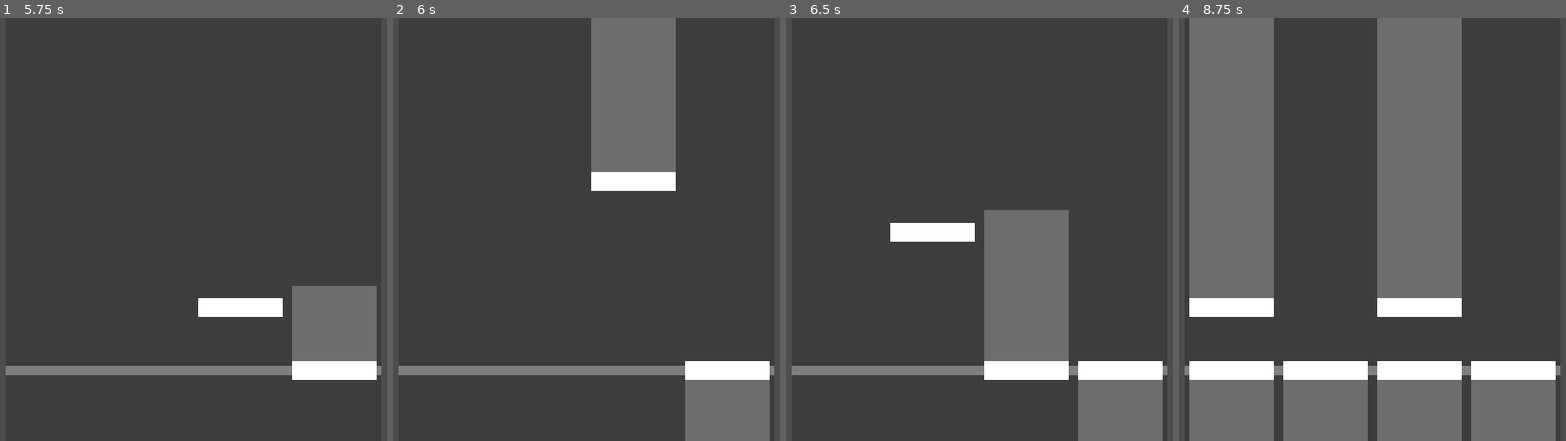
Above: before the commit, frames 1-4 (left to right).
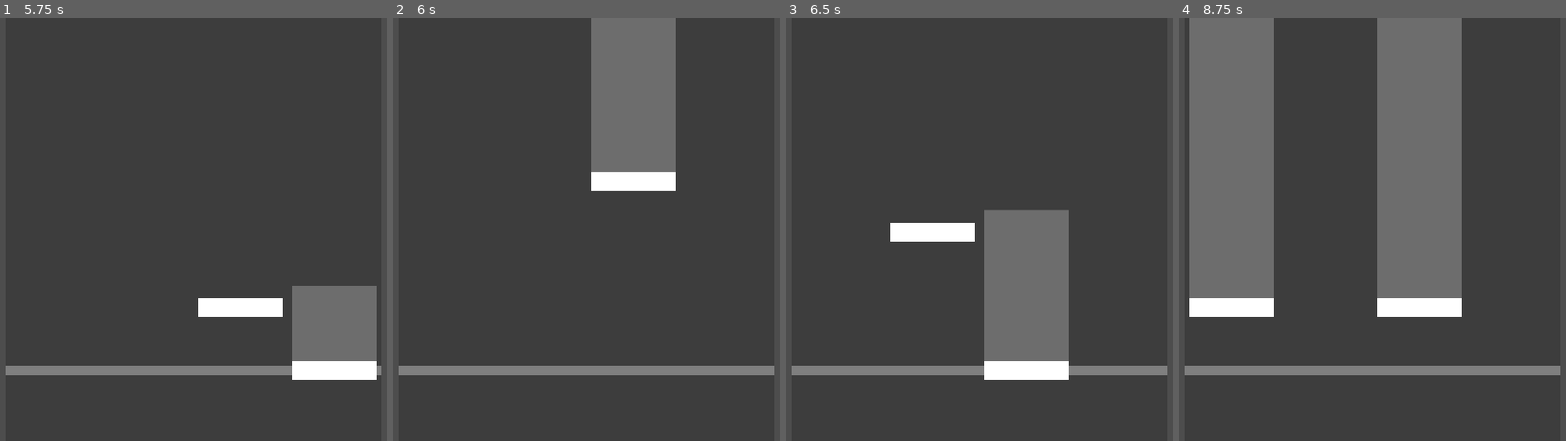
Above: after the commit, the same moments.

Repository: TurbogamesDev/covalence
Game: Godot game, scene res://Assets/Scenes/main.tscn
Same seed, same stepped clock (60 frames per second), same inputs: the game is played once before the commit and once after it.
Inputs:
- Up to frame 1 (5.75 s): tap Enter at 0.5 s; tap Space at 1.25 s
- Up to frame 2 (6 s): no input
- Up to frame 3 (6.5 s): no input
- Up to frame 4 (8.75 s): no input

Frame 1 is identical in both runs. In frame 2, 4.1% of the frame differs, in the area x 75-98%, y 81-100%; in frame 3, 4.1%; in frame 4, 17%, in the area x 2-98%, y 81-100%.

Commit message:
Regular notes now are fully controlled and hit by the player

Diff:
--- a/Assets/Scripts/lane.gd
+++ b/Assets/Scripts/lane.gd
@@ -15,7 +15,7 @@
 const END_PIXEL_OFFSET = 240.0
 const PIXELS_PER_SECOND = 1200.0
 
-const BUFFER_BEFORE_DELETION_SECONDS = 0 # 0.140
+const BUFFER_BEFORE_DELETION_SECONDS = 0.140
 
 const VISUAL_OFFSET = -0.018
 
@@ -67,6 +67,12 @@
 
 	# self.hit_effect_polygon_2d.deactivate_hit_effect()
 
+	# if not is_instance_valid(note_data.note_instance):
+	# 	return
+
+	# if note_data.note_instance.is_queued_for_deletion():
+	# 	return
+
 	note_data.note_instance.queue_free()
 
 func _process(_delta: float) -> void:
@@ -79,4 +85,5 @@
 		elif note_data.note_type == Enums.NOTE_TYPE.HOLD_NOTE:
 			handle_hold_note_update(note_data)
 
-		# if (note_data.end_time + BUFFER_BEFORE_DELETION_SECONDS) < ChartTimeSynchroniser.current_rhythm_time():
+		if (note_data.end_time + BUFFER_BEFORE_DELETION_SECONDS) < ChartTimeSynchroniser.current_rhythm_time():
+			handle_note_hit(note_data)
--- a/Assets/Scripts/lane_handler.gd
+++ b/Assets/Scripts/lane_handler.gd
@@ -55,26 +55,39 @@
 		ChartTimeSynchroniser.get_rhythm_time_from_precise_time(precise_time) + 0.140
 	)
 
-	if len(nearby_note_datas) > 0:
+	lanes[lane_id].hit_effect_polygon_2d.activate_hit_effect()
+
+	if len(nearby_note_datas) == 0:
+		return
+
 		# print("nearest note was at %f seconds, and the offset was %f seconds." % [nearby_note_datas[0].start_time, ChartTimeSynchroniser.get_rhythm_time_from_precise_time(precise_time) - nearby_note_datas[0].start_time])
-		print("%f ms" % ((ChartTimeSynchroniser.get_rhythm_time_from_precise_time(precise_time) - nearby_note_datas[0].start_time) * 1_000.0))
 
-		print(nearby_note_datas[0].start_time)
+		# print(nearby_note_datas[0].start_time)
+
+	for note_data: NoteData in nearby_note_datas:
+		if note_data.note_already_hit:
+			continue
+
+		nearby_note_datas[0].note_already_hit = true
 
 		lanes[lane_id].handle_note_hit(nearby_note_datas[0])
 
-		total_offset += (ChartTimeSynchroniser.get_rhythm_time_from_precise_time(precise_time) - nearby_note_datas[0].start_time) * 1_000.0
-		no_of_offsets += 1
+		print("%f ms" % ((ChartTimeSynchroniser.get_rhythm_time_from_precise_time(precise_time) - nearby_note_datas[0].start_time) * 1_000.0))
 
-	else:
-		print("no note was nearby")
+		break
 
-		print(total_offset / no_of_offsets)
+		# total_offset += (ChartTimeSynchroniser.get_rhythm_time_from_precise_time(precise_time) - nearby_note_datas[0].start_time) * 1_000.0
+		# no_of_offsets += 1
 
-	lanes[lane_id].hit_effect_polygon_2d.activate_hit_effect()
+	# else:
+	# 	print("no note was nearby")
+
+	# 	# print(total_offset / no_of_offsets)
 
 
-func _on_lane_released(lane_id: int, precise_time: float):
+
+
+func _on_lane_released(lane_id: int, _precise_time: float):
 	lanes[lane_id].hit_effect_polygon_2d.deactivate_hit_effect()
 
 	# print("lane %d released at %f seconds!" % [lane_id, ChartTimeSynchroniser.current_rhythm_time()])
--- a/Assets/Scripts/note_data.gd
+++ b/Assets/Scripts/note_data.gd
@@ -8,3 +8,5 @@
 var instant: bool
 
 var note_instance: Note
+
+var note_already_hit: bool = false
